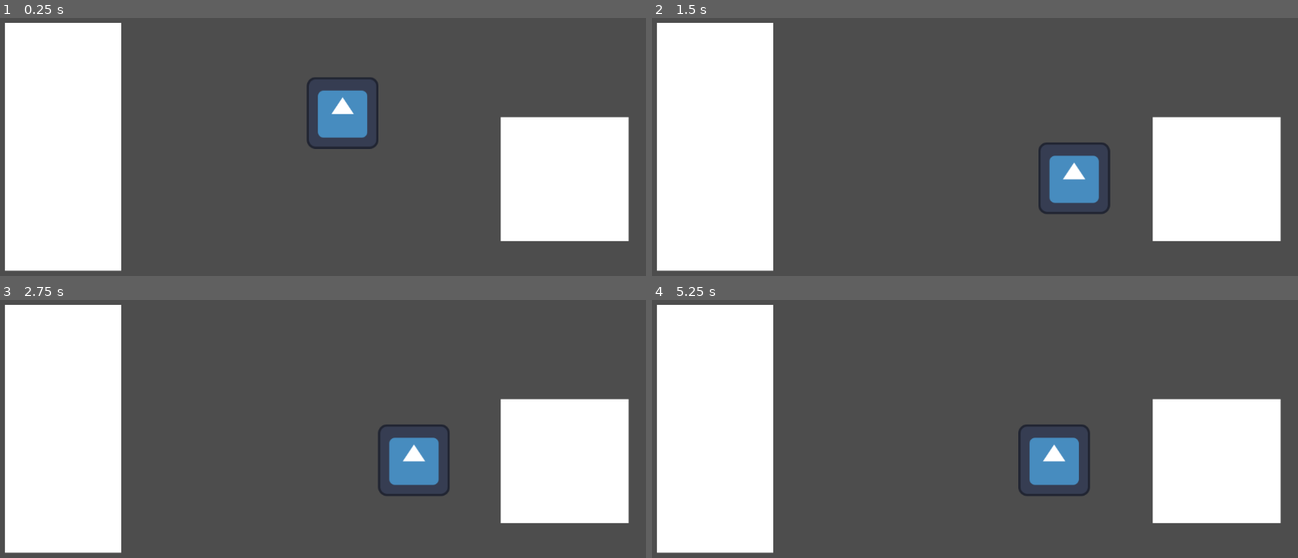
Above: before the commit, frames 1-4 (two rows, left to right).
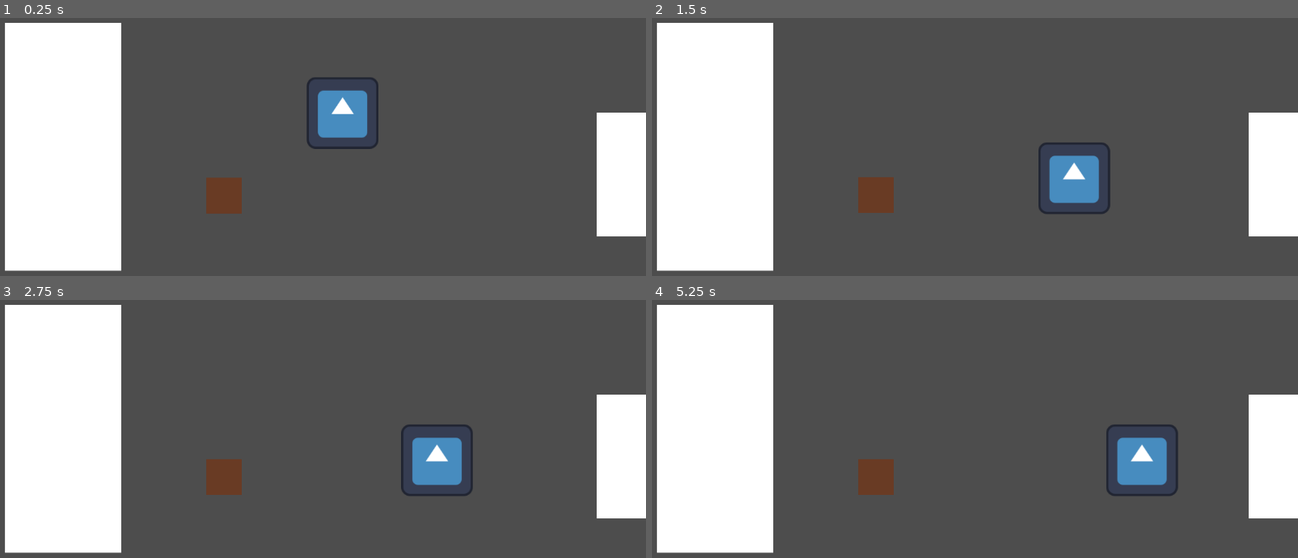
Above: after the commit, the same moments.

Repository: BrianGerardi/LaLuzYLaSombraGameJam
Game: Godot game, scene res://Escenas/escena_principal.tscn
Two runs of this game, one before a commit and one after it. Both use one fixed random seed, a clock stepped at 60 frames per second and the inputs below. The project has no main scene, so this scene is started directly. The engine's default icon, where the game draws it, is replaced by a stand-in: a white triangle on a blue panel in a dark square.
Inputs:
- Up to frame 1 (0.25 s): no input
- Up to frame 2 (1.5 s): hold D (mover_derecha) from 0.53 s (still down); tap F (accion) at 0.6 s; tap Space (saltar) at 0.77 s; tap Shift (correr) at 1.35 s
- Up to frame 3 (2.75 s): tap Space (saltar) at 1.52 s; release D (mover_derecha) at 2.03 s; hold A (mover_izquierda) from 2.03 s (still down); tap F (accion) at 2.1 s
- Up to frame 4 (5.25 s): release A (mover_izquierda) at 2.78 s; hold D (mover_derecha) 2.78-4.28 s; tap Shift (correr) at 2.85, 4.35 s; tap Space (saltar) at 3.02, 3.77, 4.52 s; tap F (accion) at 3.6, 5.1 s; hold A (mover_izquierda) 4.28-5.03 s; hold D (mover_derecha) from 5.03 s (still down)

The runs differ from the first frame. In frame 1, 9.5% of the frame differs, in the area x 31-100%, y 36-87%; in frame 2, 9.5%; in frame 3, 11%; in frame 4, 12%.

Commit message:
cajas que tapan luz al moverlas
Se agrego cajas que al empujarlas sobre luz bloquean el daño de la misma

Diff:
--- a/Escenas/PlayerController.gd
+++ b/Escenas/PlayerController.gd
@@ -6,13 +6,14 @@
 @export_range(0,1) var acceleration = 0.1
 @export_range(0,1) var deceleracion = 0.1
 @export_range(0,1) var deceleracion_al_saltar = 0.1
+const PUSH_FORCE = 100.0
+const MAX_VELOCITY = 150.0
 #var escena_principal
 func _ready() -> void:
 	#escena_principal = $".."
-	Global.jugador_entro_en_area_de_luz_lvl1_signal.connect(jugador_entro_en_area_de_luz_lvl1)
-	Global.jugador_entro_en_area_de_luz_lvl2_signal.connect(jugador_entro_en_area_de_luz_lvl2)
-	Global.jugador_entro_en_area_de_luz_lvl3_signal.connect(jugador_entro_en_area_de_luz_lvl3)
-	Global.jugador_entro_en_area_de_luz_lvl4_signal.connect(jugador_entro_en_area_de_luz_lvl4)
+	Global.jugador_entro_en_area_de_luz_signal.connect(jugador_entro_en_area_de_luz)
+
+	Global.jugador_salio_de_area_de_luz_signal.connect(jugador_salio_en_area_de_luz)
 
 
 
@@ -40,19 +41,38 @@
 	else:
 		velocity.x = move_toward(velocity.x, 0, velocidad_de_movimiento * deceleracion)
 
+
+
+	for i in get_slide_collision_count():
+		var collision = get_slide_collision(i)
+		var colision_caja = collision.get_collider()
+		if colision_caja.is_in_group("Cajas") and abs(colision_caja.get_linear_velocity().x) < MAX_VELOCITY:
+			colision_caja.apply_central_impulse(collision.get_normal() * -PUSH_FORCE)
+
 	move_and_slide()
 
 
 
 
-func jugador_entro_en_area_de_luz_lvl1():
-	print("El jugador entro en el area de luz 1")
+func jugador_entro_en_area_de_luz(numero : int):
+	match numero :
+		1:
+			print("El jugador entro en el area de luz 1")
+		2:
+			print("El jugador entro en el area de luz 2")
+		3:
+			print("El jugador entro en el area de luz 3")
+		4:
+			print("El jugador entro en el area de luz 4")
 
-func jugador_entro_en_area_de_luz_lvl2():
-	print("El jugador entro en el area de luz 2")
 
-func jugador_entro_en_area_de_luz_lvl3():
-	print("El jugador entro en el area de luz 3")
-
-func jugador_entro_en_area_de_luz_lvl4():
-	print("El jugador entro en el area de luz 4")
+func jugador_salio_en_area_de_luz(numero : int):
+	match numero :
+		1:
+			print("El jugador salio en el area de luz 1")
+		2:
+			print("El jugador salio en el area de luz 2")
+		3:
+			print("El jugador salio en el area de luz 3")
+		4:
+			print("El jugador salio en el area de luz 4")
--- a/Escenas/area_de_luz.gd
+++ b/Escenas/area_de_luz.gd
@@ -1,6 +1,14 @@
 extends Node2D
 
+var player_en_area_1: bool = false
+var player_en_area_2: bool = false
+var player_en_area_3: bool = false
+var player_en_area_4: bool = false
 
+var cajas_en_area_1: bool = false
+var cajas_en_area_2: bool = false
+var cajas_en_area_3: bool = false
+var cajas_en_area_4: bool = false
 # Called when the node enters the scene tree for the first time.
 func _ready() -> void:
 	pass # Replace with function body.
@@ -10,23 +18,85 @@
 func _process(delta: float) -> void:
 	pass
 
+#AREA DE DAÑO 1 ----------------
+func _on_area_de_daño_1_body_entered(body:Node2D) -> void:
+	if body.is_in_group("Cajas"):
+		cajas_en_area_1 = true
 
-func _on_area_de_daño_1_body_entered(body:Node2D) -> void:
-	if body.name != "Player":
-		return
-	Global.jugador_entro_en_area_de_luz_lvl1_signal.emit()
+	if body.name == "Player" && cajas_en_area_1 == false:
+		player_en_area_1 = true
+		Global.jugador_entro_en_area_de_luz_signal.emit(1)
 
+
+func _on_area_de_daño_1_body_exited (body:Node2D) -> void:
+	if body.is_in_group("Cajas"):
+		cajas_en_area_1 = false
+
+	elif body.name == "Player":
+		player_en_area_1 = false
+		Global.jugador_salio_de_area_de_luz_signal.emit(1)
+
+#___________________________________________________
+
+
+#AREA DE DAÑO 2 ----------------
 func _on_area_de_daño_2_body_entered(body:Node2D) -> void:
-	if body.name != "Player":
-		return
-	Global.jugador_entro_en_area_de_luz_lvl2_signal.emit()
+	if body.is_in_group("Cajas"):
+		cajas_en_area_2 = true
 
+	if body.name == "Player" && cajas_en_area_2 == false:
+		player_en_area_2 = true
+		Global.jugador_entro_en_area_de_luz_signal.emit(2)
+
+
+func _on_area_de_daño_2_body_exited (body:Node2D) -> void	:
+	if body.is_in_group("Cajas"):
+		cajas_en_area_2 = false
+
+	if body.name == "Player":
+		print ("salio de area 2")
+		player_en_area_2 = false
+		Global.jugador_salio_de_area_de_luz_signal.emit(2)
+
+
+#___________________________________________________
+
+#AREA DE DAÑO 3 ----------------
 func _on_area_de_daño_3_body_entered(body:Node2D) -> void:
-	if body.name != "Player":
-		return
-	Global.jugador_entro_en_area_de_luz_lvl3_signal.emit()
+	if body.is_in_group("Cajas"):
+		cajas_en_area_3 = true
 
+	if body.name == "Player" && cajas_en_area_2 == false:
+		player_en_area_3 = true
+		Global.jugador_entro_en_area_de_luz_signal.emit(3)
+
+
+func _on_area_de_daño_3_body_exited (body:Node2D) -> void	:
+	if body.is_in_group("Cajas"):
+		cajas_en_area_3 = false
+
+	if body.name == "Player":
+		player_en_area_3 = false
+		Global.jugador_salio_de_area_de_luz_signal.emit(3)
+
+#___________________________________________________
+
+#AREA DE DAÑO 4 ----------------
 func _on_area_de_daño_4_body_entered(body:Node2D) -> void:
-	if body.name != "Player":
-		return
-	Global.jugador_entro_en_area_de_luz_lvl4_signal.emit()
+	if body.is_in_group("Cajas"):
+		cajas_en_area_4 = true
+
+	if body.name == "Player" && cajas_en_area_4 == false:
+		player_en_area_4 = true
+		Global.jugador_entro_en_area_de_luz_signal.emit(4)
+
+
+func _on_area_de_daño_4_body_exited (body:Node2D) -> void	:
+	if body.is_in_group("Cajas"):
+		cajas_en_area_4 = false
+
+	if body.name == "Player":
+		player_en_area_4 = false
+		Global.jugador_salio_de_area_de_luz_signal.emit(4)
+
+#___________________________________________________
--- a/Escenas/area_de_luz.tscn
+++ b/Escenas/area_de_luz.tscn
@@ -10,7 +10,7 @@
 
 [sub_resource type="CircleShape2D" id="CircleShape2D_d0g1a"]
 
-[node name="AreaDeLuz" type="Node2D"]
+[node name="AreaDeLuz" type="Node2D" groups=["Luces"]]
 script = ExtResource("1_8we27")
 
 [node name="AreaDeDaño1" type="Area2D" parent="."]
@@ -31,12 +31,18 @@
 shape = SubResource("CircleShape2D_5vsig")
 
 [node name="AreaDeDaño4" type="Area2D" parent="."]
+collision_layer = 3
+collision_mask = 3
 
 [node name="CapaDeDaño4" type="CollisionShape2D" parent="AreaDeDaño4"]
 scale = Vector2(4, 4)
 shape = SubResource("CircleShape2D_d0g1a")
 
 [connection signal="body_entered" from="AreaDeDaño1" to="." method="_on_area_de_daño_1_body_entered"]
+[connection signal="body_exited" from="AreaDeDaño1" to="." method="_on_area_de_daño_1_body_exited"]
 [connection signal="body_entered" from="AreaDeDaño2" to="." method="_on_area_de_daño_2_body_entered"]
+[connection signal="body_exited" from="AreaDeDaño2" to="." method="_on_area_de_daño_2_body_exited"]
 [connection signal="body_entered" from="AreaDeDaño3" to="." method="_on_area_de_daño_3_body_entered"]
+[connection signal="body_exited" from="AreaDeDaño3" to="." method="_on_area_de_daño_3_body_exited"]
 [connection signal="body_entered" from="AreaDeDaño4" to="." method="_on_area_de_daño_4_body_entered"]
+[connection signal="body_exited" from="AreaDeDaño4" to="." method="_on_area_de_daño_4_body_exited"]
--- /dev/null
+++ b/Escenas/caja_empujable.tscn
@@ -0,0 +1,21 @@
+[gd_scene load_steps=2 format=3 uid="uid://chgjkvupo5g0s"]
+
+[sub_resource type="RectangleShape2D" id="RectangleShape2D_tqjby"]
+size = Vector2(128, 128)
+
+[node name="CajaEmpujable" type="RigidBody2D" groups=["Cajas"]]
+collision_layer = 3
+collision_mask = 3
+lock_rotation = true
+
+[node name="CollisionShape2D" type="CollisionShape2D" parent="." groups=["Cajas"]]
+scale = Vector2(0.5, 0.5)
+shape = SubResource("RectangleShape2D_tqjby")
+
+[node name="ColorRect" type="ColorRect" parent="."]
+offset_left = -31.0
+offset_top = -32.0
+offset_right = 9.0
+offset_bottom = 8.0
+scale = Vector2(1.5664, 1.58524)
+color = Color(0.411765, 0.231373, 0.141176, 1)
--- a/Escenas/escena_principal.tscn
+++ b/Escenas/escena_principal.tscn
@@ -1,7 +1,8 @@
-[gd_scene load_steps=5 format=3 uid="uid://b565hncygpvmi"]
+[gd_scene load_steps=6 format=3 uid="uid://b565hncygpvmi"]
 
 [ext_resource type="PackedScene" uid="uid://03t2le3iliwf" path="res://Escenas/player.tscn" id="1_wmjee"]
 [ext_resource type="PackedScene" uid="uid://bxpxh2bravn23" path="res://Escenas/area_de_luz.tscn" id="2_ripk3"]
+[ext_resource type="PackedScene" uid="uid://chgjkvupo5g0s" path="res://Escenas/caja_empujable.tscn" id="3_pboj7"]
 
 [sub_resource type="WorldBoundaryShape2D" id="WorldBoundaryShape2D_wmjee"]
 
@@ -11,9 +12,13 @@
 
 [node name="Player" parent="." instance=ExtResource("1_wmjee")]
 position = Vector2(611, 317)
+collision_layer = 3
+fuerza_de_salto = -1000.0
 
 [node name="StaticBody2D" type="StaticBody2D" parent="."]
 position = Vector2(615, 524)
+collision_layer = 3
+collision_mask = 3
 
 [node name="CollisionShape2D" type="CollisionShape2D" parent="StaticBody2D"]
 shape = SubResource("WorldBoundaryShape2D_wmjee")
@@ -33,7 +38,7 @@
 scale = Vector2(0.518658, 0.50279)
 
 [node name="StaticBody2D3" type="StaticBody2D" parent="."]
-position = Vector2(1003, 463)
+position = Vector2(1174, 455)
 scale = Vector2(11, 11)
 
 [node name="CollisionShape2D" type="CollisionShape2D" parent="StaticBody2D3"]
@@ -48,4 +53,9 @@
 scale = Vector2(0.518658, 0.50279)
 
 [node name="AreaDeLuz" parent="." instance=ExtResource("2_ripk3")]
+light_mask = 3
+visibility_layer = 3
 position = Vector2(308, 472)
+
+[node name="CajaEmpujable" parent="." instance=ExtResource("3_pboj7")]
+position = Vector2(399, 465)
--- a/project.godot
+++ b/project.godot
@@ -22,6 +22,7 @@
 
 Luces=""
 Player=""
+Cajas=""
 
 [input]
 
--- a/script global/global.gd
+++ b/script global/global.gd
@@ -1,17 +1,13 @@
 extends Node
-
 
 #este script global.gd es el primer archivo que se carga al abrir godot y es accesible en todo momento
 #desde cualquier nodo, ideal para definir las señales, guardar y cargar datos con config file
 
-
 signal usar_palanca_id(identificador : int)
 
-signal jugador_entro_en_area_de_luz_lvl1_signal
-signal jugador_entro_en_area_de_luz_lvl2_signal
-signal jugador_entro_en_area_de_luz_lvl3_signal
-signal jugador_entro_en_area_de_luz_lvl4_signal
-
+signal jugador_entro_en_area_de_luz_signal (numero : int)
+#---------------------------------------------------
+signal jugador_salio_de_area_de_luz_signal (numero : int) #el numero es el nivel de daño
 
 func _ready() -> void:
 	pass # Replace with function body.
